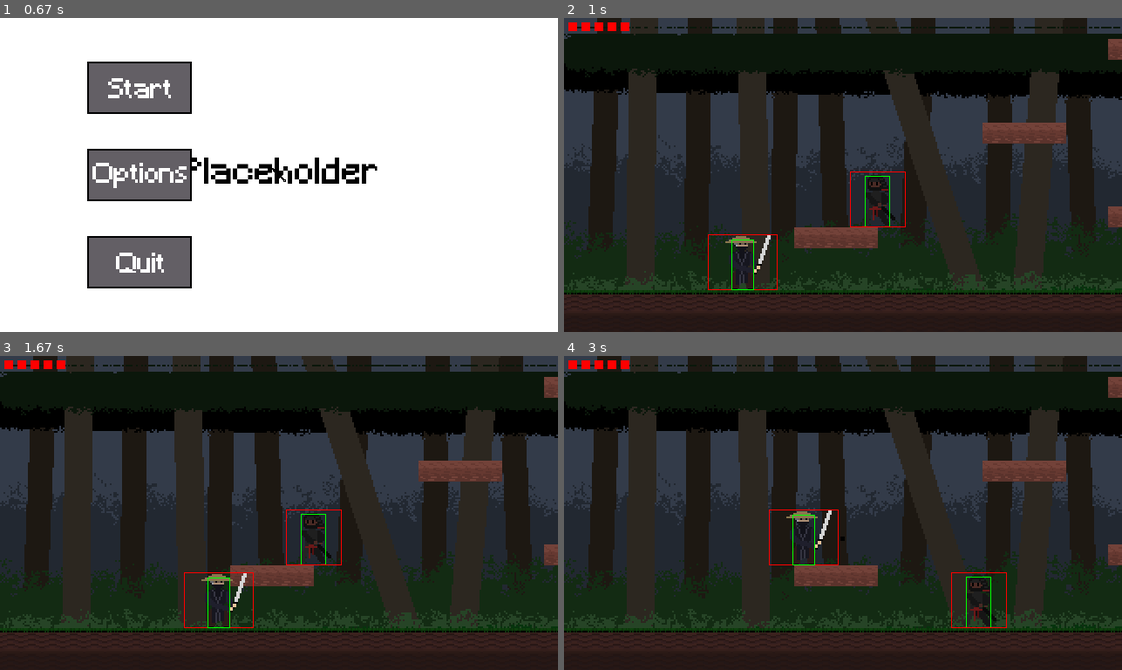
Above: before the commit, frames 1-4 (two rows, left to right).
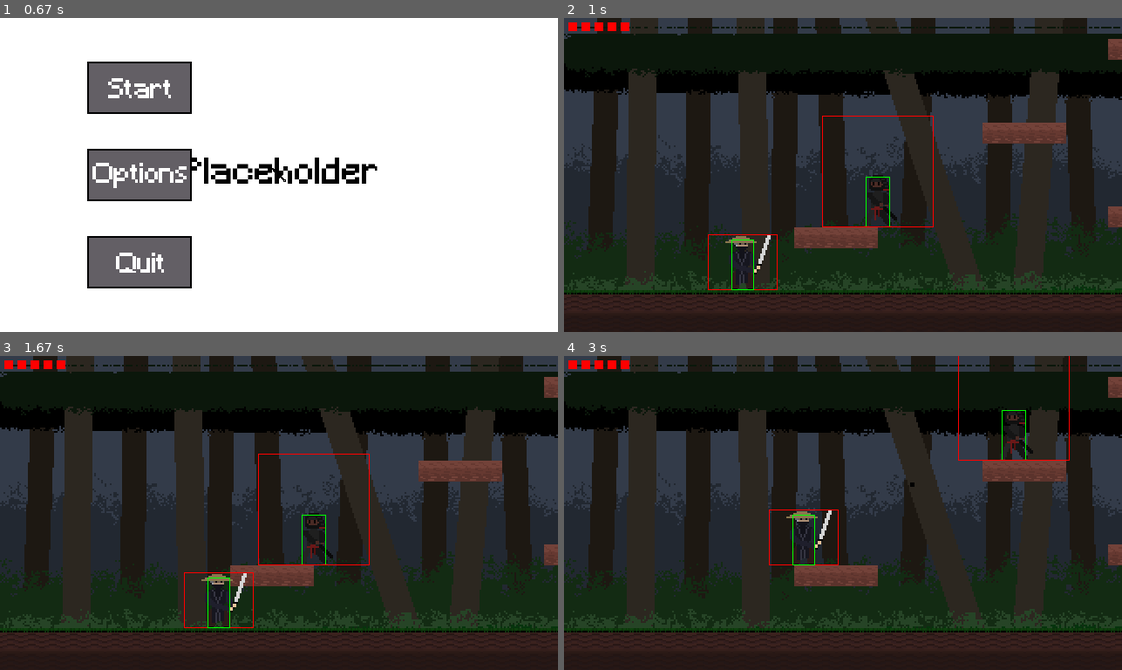
Above: after the commit, the same moments.

Repository: Mallet-Marie/pygame_metroidvania
Game: pygame game, started from game.py
Same seed, same stepped clock (60 frames per second), same inputs: the game is played once before the commit and once after it.
Inputs (mouse positions are in pixels of both pictures, inside the frame that each line leads up to):
- Up to frame 1 (0.67 s): tap Enter at 0.33 s
- Up to frame 2 (1 s): click (703, 87) at 0.72 s
- Up to frame 3 (1.67 s): tap Space at 1 s; hold D from 1.33 s (still down)
- Up to frame 4 (3 s): release D at 1.8 s; hold W 1.83-2.13 s; hold D 2.17-2.63 s; hold A from 2.67 s (still down)

Frame 1 is identical in both runs. In frame 2, 0.5% of the frame differs, in the area x 46-67%, y 31-67%; in frame 3, 0.5%; in frame 4, 1.0%, in the area x 49-91%, y 0-87%.

Commit message:
samurai animations

Diff:
--- /dev/null
+++ b/assets/sprites/samurai_left_attack.json
@@ -0,0 +1,58 @@
+{ "frames": {
+   "samurai_attack 0.aseprite": {
+    "frame": { "x": 0, "y": 0, "w": 128, "h": 128 },
+    "rotated": false,
+    "trimmed": false,
+    "spriteSourceSize": { "x": 0, "y": 0, "w": 128, "h": 128 },
+    "sourceSize": { "w": 128, "h": 128 },
+    "duration": 200
+   },
+   "samurai_attack 1.aseprite": {
+    "frame": { "x": 128, "y": 0, "w": 128, "h": 128 },
+    "rotated": false,
+    "trimmed": false,
+    "spriteSourceSize": { "x": 0, "y": 0, "w": 128, "h": 128 },
+    "sourceSize": { "w": 128, "h": 128 },
+    "duration": 200
+   },
+   "samurai_attack 2.aseprite": {
+    "frame": { "x": 256, "y": 0, "w": 128, "h": 128 },
+    "rotated": false,
+    "trimmed": false,
+    "spriteSourceSize": { "x": 0, "y": 0, "w": 128, "h": 128 },
+    "sourceSize": { "w": 128, "h": 128 },
+    "duration": 200
+   },
+   "samurai_attack 3.aseprite": {
+    "frame": { "x": 0, "y": 128, "w": 128, "h": 128 },
+    "rotated": false,
+    "trimmed": false,
+    "spriteSourceSize": { "x": 0, "y": 0, "w": 128, "h": 128 },
+    "sourceSize": { "w": 128, "h": 128 },
+    "duration": 200
+   },
+   "samurai_attack 4.aseprite": {
+    "frame": { "x": 128, "y": 128, "w": 128, "h": 128 },
+    "rotated": false,
+    "trimmed": false,
+    "spriteSourceSize": { "x": 0, "y": 0, "w": 128, "h": 128 },
+    "sourceSize": { "w": 128, "h": 128 },
+    "duration": 200
+   }
+ },
+ "meta": {
+  "app": "https://www.aseprite.org/",
+  "version": "1.3-beta11-dev",
+  "image": "samurai_left_attack.png",
+  "format": "RGBA8888",
+  "size": { "w": 384, "h": 256 },
+  "scale": "1",
+  "frameTags": [
+  ],
+  "layers": [
+   { "name": "Layer 1", "opacity": 255, "blendMode": "normal" }
+  ],
+  "slices": [
+  ]
+ }
+}
--- /dev/null
+++ b/assets/sprites/samurai_left_idle.json
@@ -0,0 +1,42 @@
+{ "frames": {
+   "samurai 0.aseprite": {
+    "frame": { "x": 0, "y": 0, "w": 128, "h": 128 },
+    "rotated": false,
+    "trimmed": false,
+    "spriteSourceSize": { "x": 0, "y": 0, "w": 128, "h": 128 },
+    "sourceSize": { "w": 128, "h": 128 },
+    "duration": 200
+   },
+   "samurai 1.aseprite": {
+    "frame": { "x": 128, "y": 0, "w": 128, "h": 128 },
+    "rotated": false,
+    "trimmed": false,
+    "spriteSourceSize": { "x": 0, "y": 0, "w": 128, "h": 128 },
+    "sourceSize": { "w": 128, "h": 128 },
+    "duration": 200
+   },
+   "samurai 2.aseprite": {
+    "frame": { "x": 0, "y": 128, "w": 128, "h": 128 },
+    "rotated": false,
+    "trimmed": false,
+    "spriteSourceSize": { "x": 0, "y": 0, "w": 128, "h": 128 },
+    "sourceSize": { "w": 128, "h": 128 },
+    "duration": 200
+   }
+ },
+ "meta": {
+  "app": "https://www.aseprite.org/",
+  "version": "1.3-beta11-dev",
+  "image": "samurai_left_idle.png",
+  "format": "RGBA8888",
+  "size": { "w": 256, "h": 256 },
+  "scale": "1",
+  "frameTags": [
+  ],
+  "layers": [
+   { "name": "Layer 1", "opacity": 255, "blendMode": "normal" }
+  ],
+  "slices": [
+  ]
+ }
+}
--- /dev/null
+++ b/assets/sprites/samurai_left_walk.json
@@ -0,0 +1,82 @@
+{ "frames": {
+   "samurai_walk 0.aseprite": {
+    "frame": { "x": 0, "y": 0, "w": 128, "h": 128 },
+    "rotated": false,
+    "trimmed": false,
+    "spriteSourceSize": { "x": 0, "y": 0, "w": 128, "h": 128 },
+    "sourceSize": { "w": 128, "h": 128 },
+    "duration": 200
+   },
+   "samurai_walk 1.aseprite": {
+    "frame": { "x": 128, "y": 0, "w": 128, "h": 128 },
+    "rotated": false,
+    "trimmed": false,
+    "spriteSourceSize": { "x": 0, "y": 0, "w": 128, "h": 128 },
+    "sourceSize": { "w": 128, "h": 128 },
+    "duration": 200
+   },
+   "samurai_walk 2.aseprite": {
+    "frame": { "x": 256, "y": 0, "w": 128, "h": 128 },
+    "rotated": false,
+    "trimmed": false,
+    "spriteSourceSize": { "x": 0, "y": 0, "w": 128, "h": 128 },
+    "sourceSize": { "w": 128, "h": 128 },
+    "duration": 200
+   },
+   "samurai_walk 3.aseprite": {
+    "frame": { "x": 0, "y": 128, "w": 128, "h": 128 },
+    "rotated": false,
+    "trimmed": false,
+    "spriteSourceSize": { "x": 0, "y": 0, "w": 128, "h": 128 },
+    "sourceSize": { "w": 128, "h": 128 },
+    "duration": 200
+   },
+   "samurai_walk 4.aseprite": {
+    "frame": { "x": 128, "y": 128, "w": 128, "h": 128 },
+    "rotated": false,
+    "trimmed": false,
+    "spriteSourceSize": { "x": 0, "y": 0, "w": 128, "h": 128 },
+    "sourceSize": { "w": 128, "h": 128 },
+    "duration": 200
+   },
+   "samurai_walk 5.aseprite": {
+    "frame": { "x": 0, "y": 128, "w": 128, "h": 128 },
+    "rotated": false,
+    "trimmed": false,
+    "spriteSourceSize": { "x": 0, "y": 0, "w": 128, "h": 128 },
+    "sourceSize": { "w": 128, "h": 128 },
+    "duration": 200
+   },
+   "samurai_walk 6.aseprite": {
+    "frame": { "x": 256, "y": 128, "w": 128, "h": 128 },
+    "rotated": false,
+    "trimmed": false,
+    "spriteSourceSize": { "x": 0, "y": 0, "w": 128, "h": 128 },
+    "sourceSize": { "w": 128, "h": 128 },
+    "duration": 200
+   },
+   "samurai_walk 7.aseprite": {
+    "frame": { "x": 128, "y": 0, "w": 128, "h": 128 },
+    "rotated": false,
+    "trimmed": false,
+    "spriteSourceSize": { "x": 0, "y": 0, "w": 128, "h": 128 },
+    "sourceSize": { "w": 128, "h": 128 },
+    "duration": 200
+   }
+ },
+ "meta": {
+  "app": "https://www.aseprite.org/",
+  "version": "1.3-beta11-dev",
+  "image": "samurai_left_walk.png",
+  "format": "RGBA8888",
+  "size": { "w": 384, "h": 256 },
+  "scale": "1",
+  "frameTags": [
+  ],
+  "layers": [
+   { "name": "Layer 1", "opacity": 255, "blendMode": "normal" }
+  ],
+  "slices": [
+  ]
+ }
+}
--- /dev/null
+++ b/assets/sprites/samurai_right_attack.json
@@ -0,0 +1,58 @@
+{ "frames": {
+   "samurai_attack 0.aseprite": {
+    "frame": { "x": 0, "y": 0, "w": 128, "h": 128 },
+    "rotated": false,
+    "trimmed": false,
+    "spriteSourceSize": { "x": 0, "y": 0, "w": 128, "h": 128 },
+    "sourceSize": { "w": 128, "h": 128 },
+    "duration": 200
+   },
+   "samurai_attack 1.aseprite": {
+    "frame": { "x": 128, "y": 0, "w": 128, "h": 128 },
+    "rotated": false,
+    "trimmed": false,
+    "spriteSourceSize": { "x": 0, "y": 0, "w": 128, "h": 128 },
+    "sourceSize": { "w": 128, "h": 128 },
+    "duration": 200
+   },
+   "samurai_attack 2.aseprite": {
+    "frame": { "x": 256, "y": 0, "w": 128, "h": 128 },
+    "rotated": false,
+    "trimmed": false,
+    "spriteSourceSize": { "x": 0, "y": 0, "w": 128, "h": 128 },
+    "sourceSize": { "w": 128, "h": 128 },
+    "duration": 200
+   },
+   "samurai_attack 3.aseprite": {
+    "frame": { "x": 0, "y": 128, "w": 128, "h": 128 },
+    "rotated": false,
+    "trimmed": false,
+    "spriteSourceSize": { "x": 0, "y": 0, "w": 128, "h": 128 },
+    "sourceSize": { "w": 128, "h": 128 },
+    "duration": 200
+   },
+   "samurai_attack 4.aseprite": {
+    "frame": { "x": 128, "y": 128, "w": 128, "h": 128 },
+    "rotated": false,
+    "trimmed": false,
+    "spriteSourceSize": { "x": 0, "y": 0, "w": 128, "h": 128 },
+    "sourceSize": { "w": 128, "h": 128 },
+    "duration": 200
+   }
+ },
+ "meta": {
+  "app": "https://www.aseprite.org/",
+  "version": "1.3-beta11-dev",
+  "image": "samurai_right_attack.png",
+  "format": "RGBA8888",
+  "size": { "w": 384, "h": 256 },
+  "scale": "1",
+  "frameTags": [
+  ],
+  "layers": [
+   { "name": "Layer 1", "opacity": 255, "blendMode": "normal" }
+  ],
+  "slices": [
+  ]
+ }
+}
--- /dev/null
+++ b/assets/sprites/samurai_right_idle.json
@@ -0,0 +1,42 @@
+{ "frames": {
+   "samurai 0.aseprite": {
+    "frame": { "x": 0, "y": 0, "w": 128, "h": 128 },
+    "rotated": false,
+    "trimmed": false,
+    "spriteSourceSize": { "x": 0, "y": 0, "w": 128, "h": 128 },
+    "sourceSize": { "w": 128, "h": 128 },
+    "duration": 200
+   },
+   "samurai 1.aseprite": {
+    "frame": { "x": 128, "y": 0, "w": 128, "h": 128 },
+    "rotated": false,
+    "trimmed": false,
+    "spriteSourceSize": { "x": 0, "y": 0, "w": 128, "h": 128 },
+    "sourceSize": { "w": 128, "h": 128 },
+    "duration": 200
+   },
+   "samurai 2.aseprite": {
+    "frame": { "x": 0, "y": 128, "w": 128, "h": 128 },
+    "rotated": false,
+    "trimmed": false,
+    "spriteSourceSize": { "x": 0, "y": 0, "w": 128, "h": 128 },
+    "sourceSize": { "w": 128, "h": 128 },
+    "duration": 200
+   }
+ },
+ "meta": {
+  "app": "https://www.aseprite.org/",
+  "version": "1.3-beta11-dev",
+  "image": "samurai_right_idle.png",
+  "format": "RGBA8888",
+  "size": { "w": 256, "h": 256 },
+  "scale": "1",
+  "frameTags": [
+  ],
+  "layers": [
+   { "name": "Layer 1", "opacity": 255, "blendMode": "normal" }
+  ],
+  "slices": [
+  ]
+ }
+}
--- /dev/null
+++ b/assets/sprites/samurai_right_walk.json
@@ -0,0 +1,82 @@
+{ "frames": {
+   "samurai_walk 0.aseprite": {
+    "frame": { "x": 0, "y": 0, "w": 128, "h": 128 },
+    "rotated": false,
+    "trimmed": false,
+    "spriteSourceSize": { "x": 0, "y": 0, "w": 128, "h": 128 },
+    "sourceSize": { "w": 128, "h": 128 },
+    "duration": 200
+   },
+   "samurai_walk 1.aseprite": {
+    "frame": { "x": 128, "y": 0, "w": 128, "h": 128 },
+    "rotated": false,
+    "trimmed": false,
+    "spriteSourceSize": { "x": 0, "y": 0, "w": 128, "h": 128 },
+    "sourceSize": { "w": 128, "h": 128 },
+    "duration": 200
+   },
+   "samurai_walk 2.aseprite": {
+    "frame": { "x": 256, "y": 0, "w": 128, "h": 128 },
+    "rotated": false,
+    "trimmed": false,
+    "spriteSourceSize": { "x": 0, "y": 0, "w": 128, "h": 128 },
+    "sourceSize": { "w": 128, "h": 128 },
+    "duration": 200
+   },
+   "samurai_walk 3.aseprite": {
+    "frame": { "x": 0, "y": 128, "w": 128, "h": 128 },
+    "rotated": false,
+    "trimmed": false,
+    "spriteSourceSize": { "x": 0, "y": 0, "w": 128, "h": 128 },
+    "sourceSize": { "w": 128, "h": 128 },
+    "duration": 200
+   },
+   "samurai_walk 4.aseprite": {
+    "frame": { "x": 128, "y": 128, "w": 128, "h": 128 },
+    "rotated": false,
+    "trimmed": false,
+    "spriteSourceSize": { "x": 0, "y": 0, "w": 128, "h": 128 },
+    "sourceSize": { "w": 128, "h": 128 },
+    "duration": 200
+   },
+   "samurai_walk 5.aseprite": {
+    "frame": { "x": 0, "y": 128, "w": 128, "h": 128 },
+    "rotated": false,
+    "trimmed": false,
+    "spriteSourceSize": { "x": 0, "y": 0, "w": 128, "h": 128 },
+    "sourceSize": { "w": 128, "h": 128 },
+    "duration": 200
+   },
+   "samurai_walk 6.aseprite": {
+    "frame": { "x": 256, "y": 128, "w": 128, "h": 128 },
+    "rotated": false,
+    "trimmed": false,
+    "spriteSourceSize": { "x": 0, "y": 0, "w": 128, "h": 128 },
+    "sourceSize": { "w": 128, "h": 128 },
+    "duration": 200
+   },
+   "samurai_walk 7.aseprite": {
+    "frame": { "x": 128, "y": 0, "w": 128, "h": 128 },
+    "rotated": false,
+    "trimmed": false,
+    "spriteSourceSize": { "x": 0, "y": 0, "w": 128, "h": 128 },
+    "sourceSize": { "w": 128, "h": 128 },
+    "duration": 200
+   }
+ },
+ "meta": {
+  "app": "https://www.aseprite.org/",
+  "version": "1.3-beta11-dev",
+  "image": "samurai_right_walk.png",
+  "format": "RGBA8888",
+  "size": { "w": 384, "h": 256 },
+  "scale": "1",
+  "frameTags": [
+  ],
+  "layers": [
+   { "name": "Layer 1", "opacity": 255, "blendMode": "normal" }
+  ],
+  "slices": [
+  ]
+ }
+}
--- a/game.py
+++ b/game.py
@@ -74,6 +74,7 @@
 
     def load_assets(self):
         self.assets_dir = path.join("assets")
+        self.sprite_dir = path.join(self.assets_dir, "sprites")
         self.font_dir = path.join(self.assets_dir, "font")
 
     def get_dt(self):
--- a/map4.ldtk
+++ b/map4.ldtk
@@ -10,7 +10,7 @@
 	},
 	"jsonVersion": "1.1.0",
 	"appBuildId": 458005,
-	"nextUid": 12,
+	"nextUid": 14,
 	"identifierStyle": "Capitalize",
 	"worldLayout": "Free",
 	"worldGridWidth": 256,
@@ -202,6 +202,34 @@
 			"pivotX": 0,
 			"pivotY": 0,
 			"fieldDefs": []
+		},
+		{
+			"identifier": "Spike",
+			"uid": 12,
+			"tags": [],
+			"width": 16,
+			"height": 16,
+			"resizableX": false,
+			"resizableY": false,
+			"keepAspectRatio": false,
+			"tileOpacity": 1,
+			"fillOpacity": 0.08,
+			"lineOpacity": 0,
+			"hollow": false,
+			"color": "#94D9B3",
+			"renderMode": "Tile",
+			"showName": true,
+			"tilesetId": 13,
+			"tileId": 0,
+			"tileRenderMode": "FitInside",
+			"tileRect": { "tilesetUid": 13, "x": 0, "y": 0, "w": 16, "h": 16 },
+			"nineSliceBorders": [],
+			"maxCount": 0,
+			"limitScope": "PerLevel",
+			"limitBehavior": "MoveLastOne",
+			"pivotX": 0,
+			"pivotY": 0,
+			"fieldDefs": []
 		}
 	], "tilesets": [
 		{
@@ -241,6 +269,25 @@
 			"customData": [],
 			"savedSelections": [],
 			"cachedPixelData": { "opaqueTiles": "000", "averageColors": "665542116854" }
+		},
+		{
+			"__cWid": 1,
+			"__cHei": 1,
+			"identifier": "Spike",
+			"uid": 13,
+			"relPath": "../../../Pixel Art/Aseprite 1.3/projects/spike.png",
+			"embedAtlas": null,
+			"pxWid": 16,
+			"pxHei": 16,
+			"tileGridSize": 16,
+			"spacing": 0,
+			"padding": 0,
+			"tags": [],
+			"tagsSourceEnumUid": null,
+			"enumTags": [],
+			"customData": [],
+			"savedSelections": [],
+			"cachedPixelData": { "opaqueTiles": "0", "averageColors": "9666" }
 		}
 	], "enums": [], "externalEnums": [], "levelFields": [] },
 	"levels": [
--- /dev/null
+++ b/projects/New folder/Free Pixel Art Forest/Contact.txt
@@ -0,0 +1,14 @@
+
+Contact:
+
+ Itch.io: https://edermunizz.itch.io/
+
+ Twitter: @EdermuniZpixels
+
+ Instagram: @edermuniz
+
+ email: edermuniz14@gmail.com
+
+ Game Dev Market: https://www.gamedevmarket.net/member/edermuniz14/
+
+ website: https://edermuniz.carrd.co/
--- a/sprites.py
+++ b/sprites.py
@@ -1,8 +1,10 @@
 import pygame
 import math
+from pygame.constants import *
 from settings import *
 from os import path
 import random
+import json
 
 class Player(pygame.sprite.Sprite):
     def __init__(self, game, pos):
@@ -181,13 +183,16 @@
         #self.image.fill(BLACK)
         self.hitbox = self.image.get_rect()
         self.rect = self.image.get_rect()
-        self.hitbox = self.hitbox.inflate(-35, -5)
-        self.hitbox = self.hitbox.move(0, 3)
+        self.hitbox.inflate_ip(-100, -68)
+        self.hitbox.move_ip(0, 36)
         pygame.draw.rect(self.image, GREEN, self.hitbox, 1) #hitbox
         pygame.draw.rect(self.image, RED, self.rect, 1)
         self.rect.topleft = pos[0], pos[1]
-        self.posx, self.posy = self.rect.center
-        self.hitbox.center = self.posx - 1, self.posy + 3
+        self.posx, self.posy = self.rect.topleft
+        self.hitbox.centerx = self.posx
+        self.hitbox.y = self.posy + 60
+        #print(self.rect.y)
+        #print(self.hitbox.y)
         self.attacking = False
         self.dx, self.dy = 0, 0
         self.dx_sword = 0
@@ -307,23 +312,22 @@
     def __init__(self, game, pos):
         pygame.sprite.Sprite.__init__(self)
         self.game = game
-        self.image = pygame.image.load(path.join(self.game.game.assets_dir, "samurai.png")).convert_alpha()
-        self.image = pygame.transform.flip(self.image, True, False)
+        self.load_images()
+        #self.image = pygame.image.load(path.join(self.game.game.assets_dir, "samurai.png")).convert_alpha()
+        #self.image = pygame.transform.flip(self.image, True, False)
         #self.image = pygame.Surface((32, 64))
         #self.image.fill(RED)
         self.rect = self.image.get_rect()
         self.hitbox = self.image.get_rect()
-        self.hitbox.inflate_ip(-48, 0)
-        #self.hitbox = self.hitbox.move(-6, 3)
+        self.hitbox.inflate_ip(-96, -64)
+        self.hitbox.move_ip(0, 32)
         pygame.draw.rect(self.image, GREEN, self.hitbox, 1) #hitbox
         pygame.draw.rect(self.image, RED, self.rect, 1)
         self.rect.topleft = pos[0], pos[1]
         self.posx, self.posy = self.rect.topleft
-        self.hitbox.center = self.rect.center
-        print(self.rect.x)
-        print(self.hitbox.x)
+        self.hitbox.center = self.rect.centerx, self.rect.centery+32
         self.attack_area = pygame.Rect(0, 0, 96, 80)
-        self.attack_area.center = self.rect.center
+        self.attack_area.center = self.hitbox.center
         self.bounds = (self.hitbox.centerx - 75, self.hitbox.centerx +75)
         self.vely = 0
         self.velx = 0
@@ -336,12 +340,85 @@
         self.attack_delay = pygame.time.get_ticks()
         self.should_attack = False
         self.attacking = False
+        self.frame, self.last_frame_update = 0, 0
+        self.anim_list = []
         self.dx = random.randint(-1, 1)
         while self.dx == 0:
             self.dx = random.randint(-1, 1)
 
     def iframe(self):
         pass
+
+    def load_images(self):
+        sprite_dir = self.game.game.sprite_dir
+        self.l_walk, self.r_walk, self.l_attack, self.r_attack, self.l_idle, self.r_idle = [], [], [], [], [], []
+
+        l_walk_image = pygame.image.load(path.join(sprite_dir, "samurai_left_walk.png")).convert_alpha()
+        with open(path.join(sprite_dir, "samurai_left_walk.json")) as l_walk_file:
+            l_walk = json.load(l_walk_file)
+        frames = l_walk["frames"]
+        for i in range(len(frames)):
+            filename = 'samurai_walk {}.aseprite'.format(i)
+            data = l_walk['frames'][filename]['frame']
+            x, y, w, h = data['x'], data['y'], data['w'], data['h']
+            image = pygame.Surface((w, h), flags = SRCALPHA).convert_alpha()
+            image.blit(l_walk_image, (0, 0), pygame.Rect(x, y, w, h))
+            self.l_walk.append(image)
+        l_walk_file.close()
+
+        r_walk_image = pygame.image.load(path.join(sprite_dir, "samurai_right_walk.png")).convert_alpha()
+        with open(path.join(sprite_dir, "samurai_right_walk.json")) as r_walk_file:
+            r_walk = json.load(r_walk_file)
+        frames = r_walk["frames"]
+        for i in range(len(frames)):
+            filename = 'samurai_walk {}.aseprite'.format(i)
+            data = r_walk['frames'][filename]['frame']
+            x, y, w, h = data['x'], data['y'], data['w'], data['h']
+            image = pygame.Surface((w, h), flags = SRCALPHA).convert_alpha()
+            image.blit(r_walk_image, (0, 0), pygame.Rect(x, y, w, h))
+            self.r_walk.append(image)
+        r_walk_file.close()
+
+        l_attack_image = pygame.image.load(path.join(sprite_dir, "samurai_left_attack.png")).convert_alpha()
+        with open(path.join(sprite_dir, "samurai_left_attack.json")) as l_attack_file:
+            l_attack = json.load(l_attack_file)
+        frames = l_attack["frames"]
+        for i in range(len(frames)):
+            filename = 'samurai_attack {}.aseprite'.format(i)
+            data = l_attack['frames'][filename]['frame']
+            x, y, w, h = data['x'], data['y'], data['w'], data['h']
+            image = pygame.Surface((w, h), flags = SRCALPHA).convert_alpha()
+            image.blit(l_attack_image, (0, 0), pygame.Rect(x, y, w, h))
+            self.l_attack.append(image)
+        l_attack_file.close()
+
+        r_attack_image = pygame.image.load(path.join(sprite_dir, "samurai_right_attack.png")).convert_alpha()
+        with open(path.join(sprite_dir, "samurai_right_attack.json")) as r_attack_file:
+            r_attack = json.load(r_attack_file)
+        frames = r_attack["frames"]
+        for i in range(len(frames)):
+            filename = 'samurai_attack {}.aseprite'.format(i)
+            data = r_attack['frames'][filename]['frame']
+            x, y, w, h = data['x'], data['y'], data['w'], data['h']
+            image = pygame.Surface((w, h), flags = SRCALPHA).convert_alpha()
+            image.blit(r_attack_image, (0, 0), pygame.Rect(x, y, w, h))
+            self.r_attack.append(image)
+        r_attack_file.close()
+
+        self.image = self.l_walk[0]
+
+    def animate(self, dt):
+        self.last_frame_update += dt
+        if self.velx > 0:
+            self.anim_list = self.r_walk
+        elif self.velx < 0:
+            self.anim_list = self.l_walk
+
+
+        if self.last_frame_update > 60/8:
+            self.last_frame_update = 0
+            self.frame = (self.frame+1)%len(self.anim_list)
+            self.image = self.anim_list[self.frame]
 
     def attack(self):
         self.attack_time = pygame.time.get_ticks()
@@ -361,7 +438,7 @@
             if self.dx < 0:
                 self.posx = hits[0].hitbox.right
             self.velx *= -1
-            self.rect.x = self.posx-24
+            self.rect.x = self.posx-48
             self.hitbox.x = self.posx
 
     def vertical_collisions(self, tiles):
@@ -371,11 +448,11 @@
                 self.posy = hits[0].hitbox.top - self.hitbox.height
                 self.vely = 0
                 self.hitbox.y = self.posy
-                self.rect.y = self.posy
+                self.rect.y = self.posy-64
             if self.vely < 0:
                 self.vely = 0
                 self.posy = hits[0].hitbox.bottom
-                self.rect.y = self.posy
+                self.rect.y = self.posy-64
                 self.hitbox.y = self.posy
 
     def update(self, dt, tiles):
@@ -388,7 +465,7 @@
             self.should_attack = False
 
         if self.attacking:
-            self.velx = dt * self.dx * 2.6
+            self.velx = dt * self.dx * 2.5
             if self.dx == -1:
                 self.sword.update(self.rect.x, self.rect.y+8, self)
             elif self.dx == 1:
@@ -405,7 +482,7 @@
                 if attack_delay - self.attack_delay > 100:
                     self.attack()
         else:
-            self.velx = dt * self.dx * 2.6
+            self.velx = dt * self.dx * 2.5
         if abs(self.hitbox.centerx - self.game.player.hitbox.centerx) <= 150:
             self.seeking = True
             self.patrol = False
@@ -429,13 +506,14 @@
                 self.dx = 0
 
         self.posx += self.velx
-        self.rect.x = self.posx - 24
+        self.rect.x = self.posx - 48
         self.hitbox.x = self.posx
         self.horizontal_collisions(tiles)
         self.attack_area.centerx = self.hitbox.centerx
 
         self.vely += self.acc*.9 *dt
         self.posy += ((self.vely * dt) + ((self.acc/2) * (dt**2)))
-        self.rect.y = self.posy
+        self.rect.y = self.posy-64
         self.hitbox.y = self.posy
         self.vertical_collisions(tiles)
+        self.animate(dt)
--- a/states/world.py
+++ b/states/world.py
@@ -106,6 +106,7 @@
             if tile.id == 4 or tile.id == 0 or tile.id == 7:
                 self.collision_tiles.add(tile)
             self.all_sprites.add()
+        map_file.close()
 
     def spawn_sprites(self):
         with open("map4.ldtk", "r") as map_file:
@@ -127,6 +128,7 @@
                     sprite = Samurai(self, pos)
                 self.all_sprites.add(sprite)
                 self.mobs.add(sprite)
+        map_file.close()
 
     def update(self, dt, inputs):
         self.dt = dt
Binary file changed: assets/ninja.png
Binary file added: assets/sprites/samurai_left_attack.png
Binary file added: assets/sprites/samurai_left_idle.png
Binary file added: assets/sprites/samurai_left_walk.png
Binary file added: assets/sprites/samurai_right_attack.png
Binary file added: assets/sprites/samurai_right_idle.png
Binary file added: assets/sprites/samurai_right_walk.png
Binary file added: projects/New folder/2mWFFv.gif
Binary file added: projects/New folder/Free Pixel Art Forest/PNG/Background layers/Layer_0000_9.png
Binary file added: projects/New folder/Free Pixel Art Forest/PNG/Background layers/Layer_0001_8.png
Binary file added: projects/New folder/Free Pixel Art Forest/PNG/Background layers/Layer_0002_7.png
Binary file added: projects/New folder/Free Pixel Art Forest/PNG/Background layers/Layer_0003_6.png
(and 110 more such lines)
